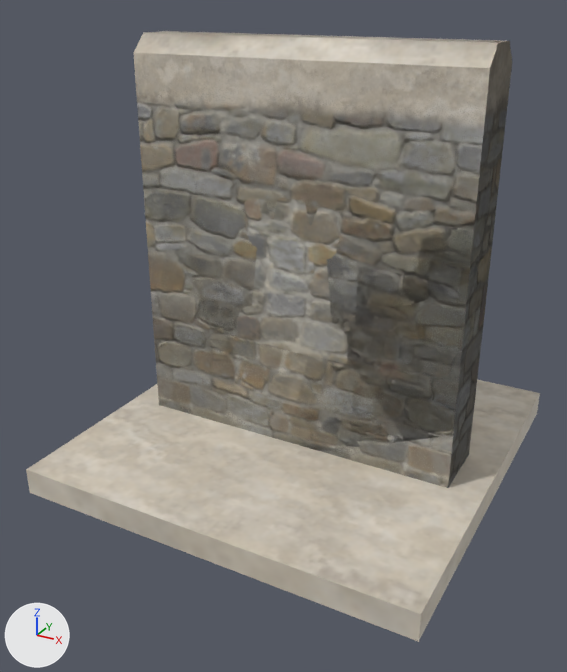
What one commit did to the glTF model assets/Rock/Ceilling.glb.
Camera for both pictures: a 50 mm lens placed at (0.0246, -0.0484, 0.0328), pointed at (-0.0005, -0.0026, 0.0099). The lights are fixed; the arrows at lower left show +X, +Y and +Z. The first picture is the older version. Where no turn or scale is listed for an object, it has been applied to the vertices.

Objects in the first picture: 'Ceilling', 'Wall', 'Wall_wHole'.
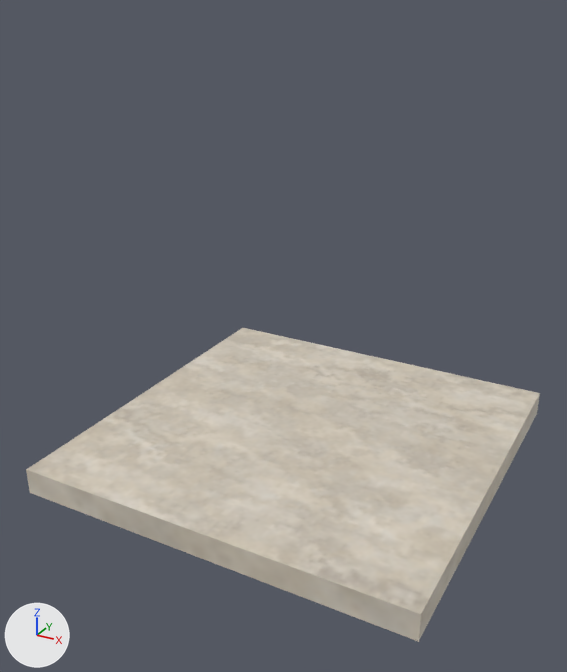
Pixel boxes (x1, y1, x2, y2) of what changed, in the pictures (567 x 672 px):
```json
{"object": "Wall_wHole", "change": "deleted", "before": [134, 31, 512, 486]}
{"object": "Wall", "change": "deleted", "before": [135, 31, 512, 488]}
```

Edits to the scene script, one JSON object a line:
```json
{"op": "remove", "block": "ob_wall", "code": ["ob_wall = bpy.data.objects.new('Wall', me_mesh)", "ob_wall.location = (0.0, 0.0, 0.0)"]}
{"op": "remove", "block": "ob_wall_whole", "code": ["ob_wall_whole = bpy.data.objects.new('Wall_wHole', me_mesh_001)", "ob_wall_whole.location = (0.0, 0.0, 0.0)"]}
```
